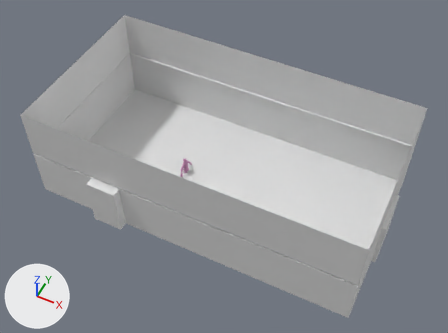
The Blender file projects/blender/camera_layout/board_room_cam_layout_v01.blend: old version first, new version second.
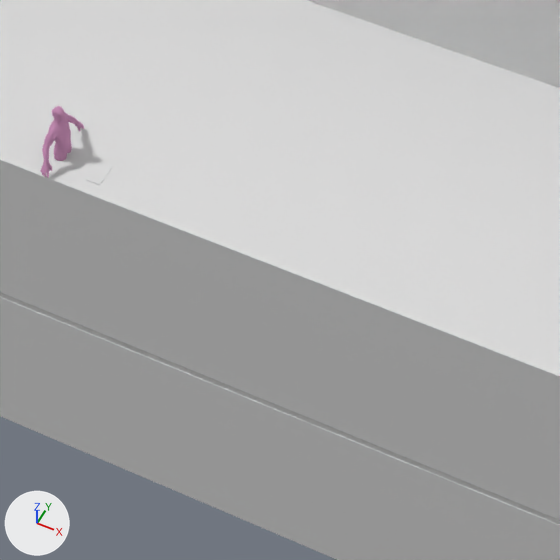
Old and new are each drawn whole from a camera (50 mm lens) standing at (8.28, -16.67, 22.15) and looking at (0.14, -0.38, 1.79) and again close up on the part from 38% to 71% of the width and 39% to 84% of the height. The axes (+X, +Y, +Z) are drawn at lower left. The lights are the same throughout.

The first close-up shows 'Board Room', 'Low_Poly_Characte.000_Mesh.001'.
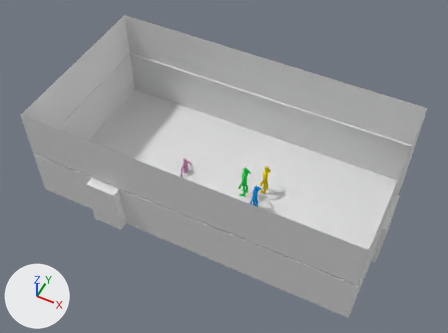
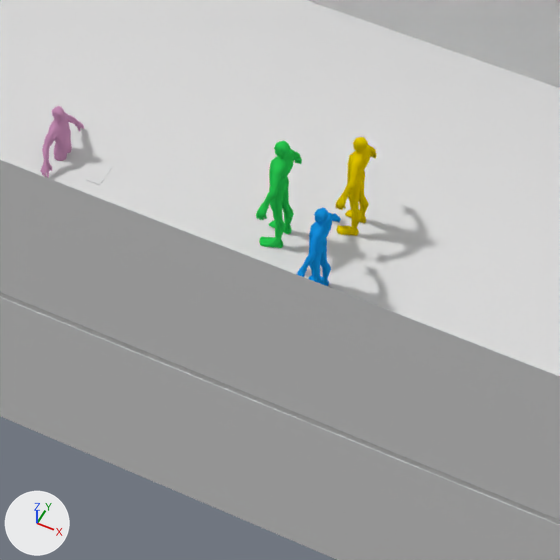
What differs and where, as boxes [x1, y1, x2, y2] in the close-ups (560 x 560 px):
'Low_Poly_Characte.000_Mesh.000', added (green)
    after: [256, 141, 302, 248]
'Low_Poly_Characte.000_Mesh.002', added (yellow)
    after: [336, 137, 377, 236]
'Low_Poly_Characte.000_Mesh.003', added (blue)
    after: [297, 208, 340, 286]

What changed in the scene script:
```text
Add mat_material_004:
    mat_material_004 = diffuse_material('Material.004')
    mat_material_004.base_color = (0.0247, 0.64, 0.0908)  # green #2cd155
Add mat_material_005:
    mat_material_005 = diffuse_material('Material.005')
    mat_material_005.base_color = (0.8, 0.589, 0.0)  # yellow #e7ca00
Add mat_material_006:
    mat_material_006 = diffuse_material('Material.006')
    mat_material_006.base_color = (0.00842, 0.302, 0.8)  # blue #1795e7
Add me_low_poly_characte_000_mesh_000:
    me_low_poly_characte_000_mesh_000.from_pydata(...)  # 986 vertices, 1004 faces; spans x -0.94..0.94, y -1.66..1.45, z -0.26..0.32
    me_low_poly_characte_000_mesh_000.polygons.foreach_set('use_smooth', [True] * 1004)
    me_low_poly_characte_000_mesh_000.materials.append(mat_material_004)  # green #2cd155
Add me_low_poly_characte_000_mesh_002:
    me_low_poly_characte_000_mesh_002.from_pydata(...)  # 986 vertices, 1004 faces; spans x -0.94..0.94, y -1.66..1.45, z -0.26..0.32
    me_low_poly_characte_000_mesh_002.polygons.foreach_set('use_smooth', [True] * 1004)
    me_low_poly_characte_000_mesh_002.materials.append(mat_material_005)  # yellow #e7ca00
Add me_low_poly_characte_000_mesh_003:
    me_low_poly_characte_000_mesh_003.from_pydata(...)  # 986 vertices, 1004 faces; spans x -0.94..0.94, y -1.66..1.45, z -0.26..0.32
    me_low_poly_characte_000_mesh_003.polygons.foreach_set('use_smooth', [True] * 1004)
    me_low_poly_characte_000_mesh_003.materials.append(mat_material_006)  # blue #1795e7
Add ob_low_poly_characte_000_mesh_000:
    ob_low_poly_characte_000_mesh_000 = bpy.data.objects.new('Low_Poly_Characte.000_Mesh.000', me_low_poly_characte_000_mesh_000)
    ob_low_poly_characte_000_mesh_000.location = (1.0, -0.03, 0.94)
    ob_low_poly_characte_000_mesh_000.rotation_euler = (1.571, 0.0, -1.572)  # degrees (90, 0, -90)
    ob_low_poly_characte_000_mesh_000.scale = (0.563, 0.563, 0.563)
Add ob_low_poly_characte_000_mesh_002:
    ob_low_poly_characte_000_mesh_002 = bpy.data.objects.new('Low_Poly_Characte.000_Mesh.002', me_low_poly_characte_000_mesh_002)
    ob_low_poly_characte_000_mesh_002.location = (1.76, 0.56, 0.87)
    ob_low_poly_characte_000_mesh_002.rotation_euler = (1.571, 0.0, -1.572)  # degrees (90, 0, -90)
    ob_low_poly_characte_000_mesh_002.scale = (0.522, 0.522, 0.522)
Add ob_low_poly_characte_000_mesh_003:
    ob_low_poly_characte_000_mesh_003 = bpy.data.objects.new('Low_Poly_Characte.000_Mesh.003', me_low_poly_characte_000_mesh_003)
    ob_low_poly_characte_000_mesh_003.location = (1.78, -0.58, 0.81)
    ob_low_poly_characte_000_mesh_003.rotation_euler = (1.571, 0.0, -1.572)  # degrees (90, 0, -90)
    ob_low_poly_characte_000_mesh_003.scale = (0.577, 0.487, 0.487)
```
